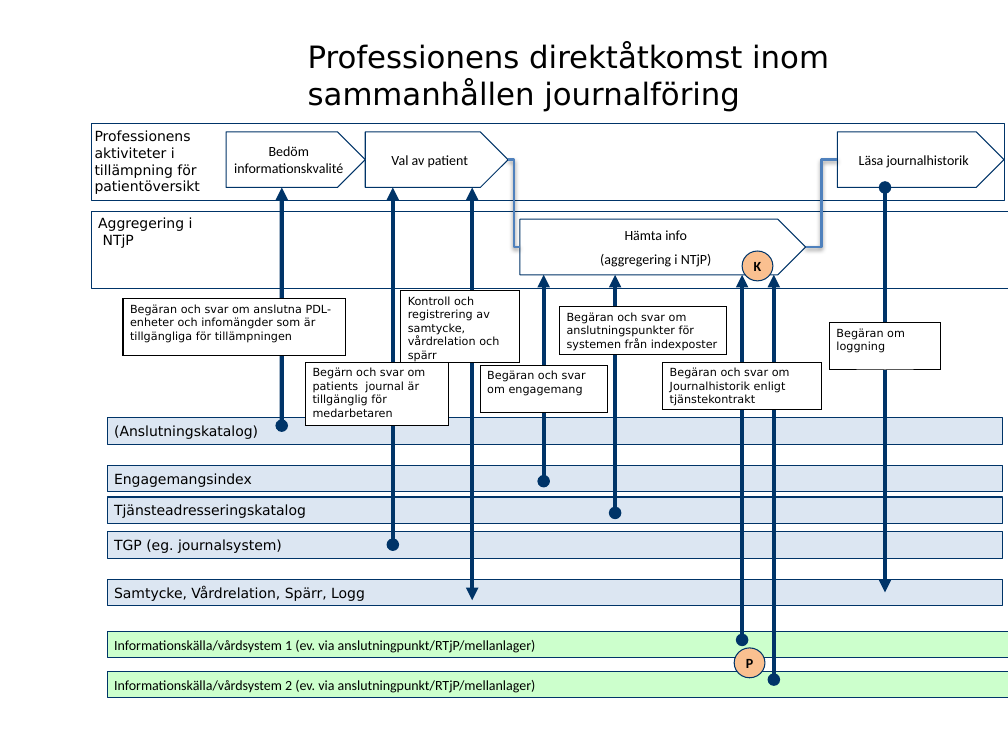
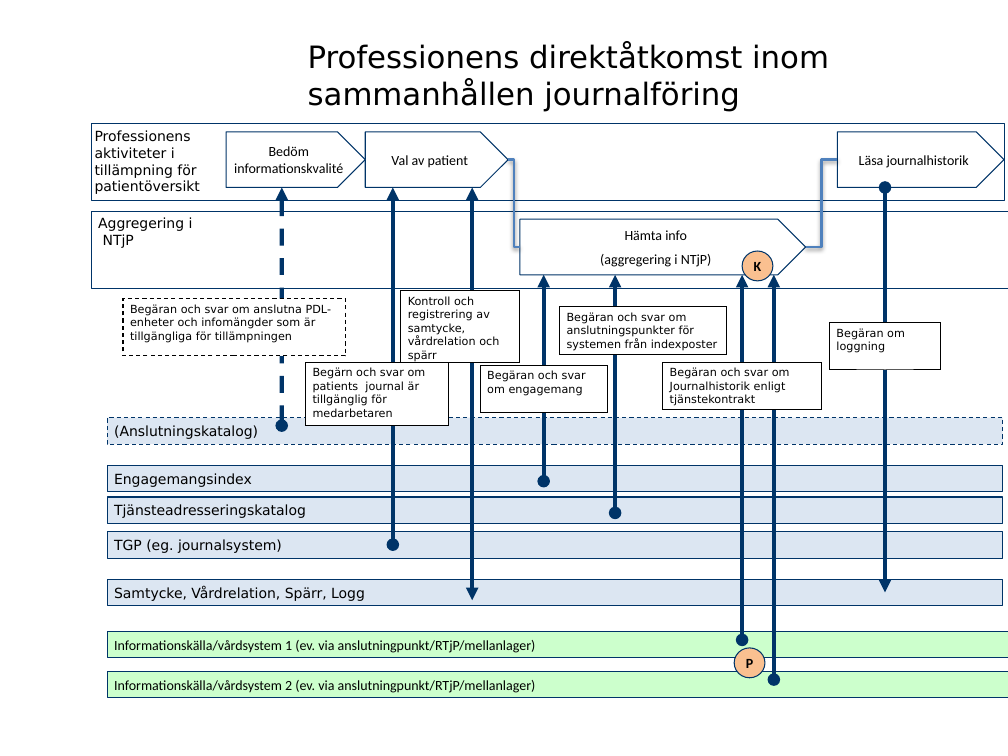
Before and after one commit to admstar/rivta, a slide deck: slide 3 of ServiceInteractions/riv/clinicalprocess/activityprescription/actoutcome/trunk/docs/TD_activityprescription_actoutcome.pptx. Drawn at 1008x756 pixels with LibreOffice and Linux fonts; fonts in the diff are those of the drawing; background and template pictures are left out. Boxes give left, top, right and bottom in pixels: in the first picture for what was removed or moved away, otherwise in the second. Text is boxed around its words. In the diff, an @@ line names an element or a change of style, - is before the commit and + after.

```diff
--- a/ServiceInteractions/riv/clinicalprocess/activityprescription/actoutcome/trunk/docs/TD_activityprescription_actoutcome.pptx
+++ b/ServiceInteractions/riv/clinicalprocess/activityprescription/actoutcome/trunk/docs/TD_activityprescription_actoutcome.pptx
@@ double arrow (282, 187) - (282, 425): stroke #003468 3 pt to #003468 3 pt dashed @@
@@ rectangle "Begäran och svar om anslutna ..." at [123,298,345,356]: outline #000000 0.75 pt to #000000 0.75 pt dashed @@
@@ rectangle "(Anslutningskatalog)" at [107,417,1002,444]: outline #003468 0.75 pt to #003468 0.75 pt dashed @@
```
Also in this commit, not shown: 2 other slides changed, 9 other files.
